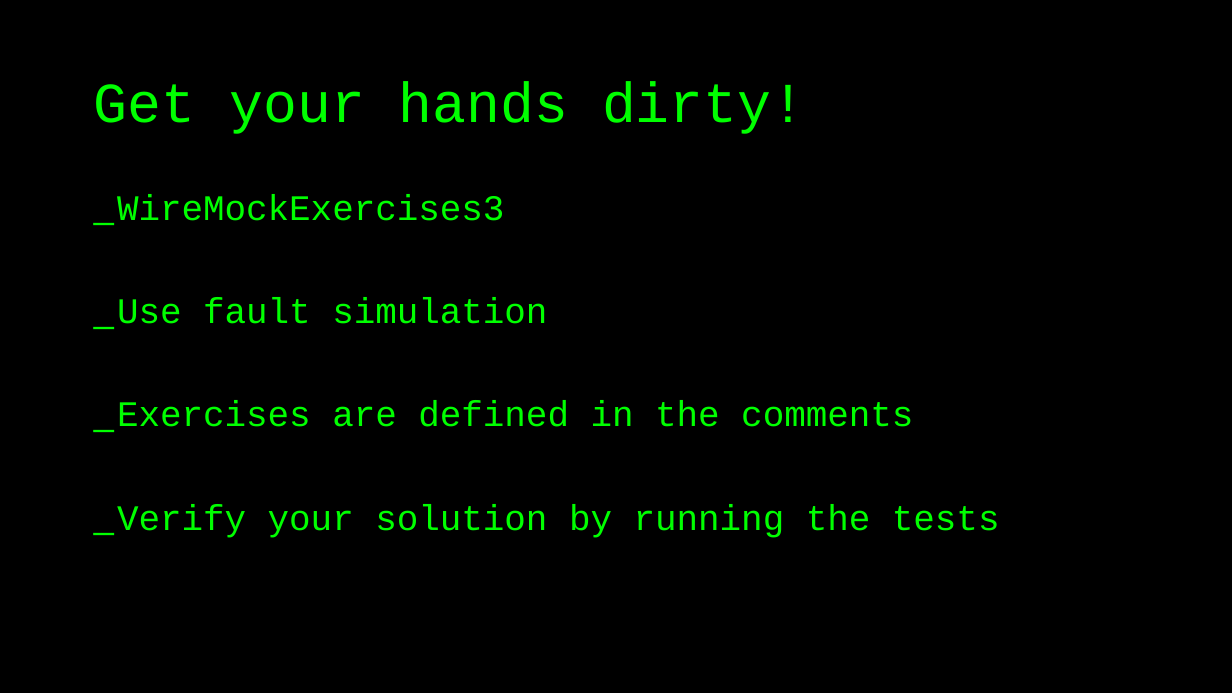
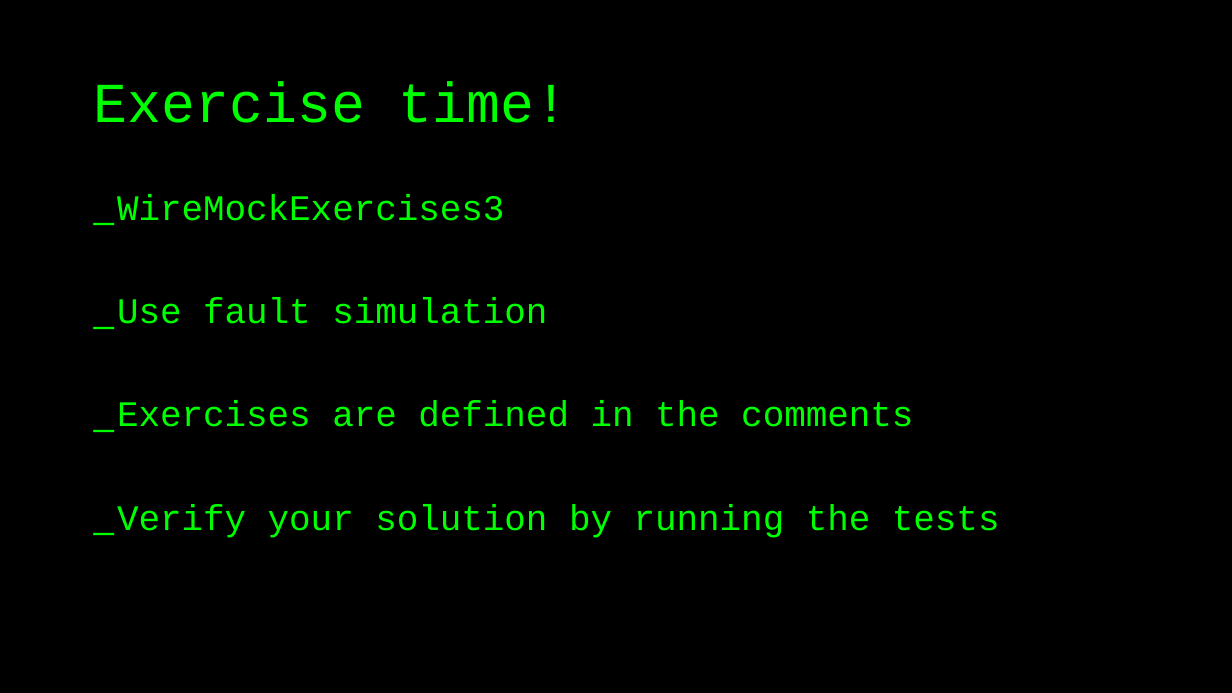
Before and after one commit to basdijkstra/wiremock-workshop, a slide deck: slide 34 of wiremock_workshop.pptx. Drawn at 1232x693 pixels with LibreOffice and Linux fonts; fonts in the diff are those of the drawing. Boxes give left, top, right and bottom in pixels: in the first picture for what was removed or moved away, otherwise in the second. Text is boxed around its words. In the diff, an @@ line names an element or a change of style, - is before the commit and + after.

Commit message:
Reviewed slides and exercises section 3

```diff
--- a/wiremock_workshop.pptx
+++ b/wiremock_workshop.pptx
@@ title at box(94, 81, 568, 123): text changed @@
-Get your hands dirty!
+Exercise time!
```
Also in this commit, not shown: 4 other slides changed.
